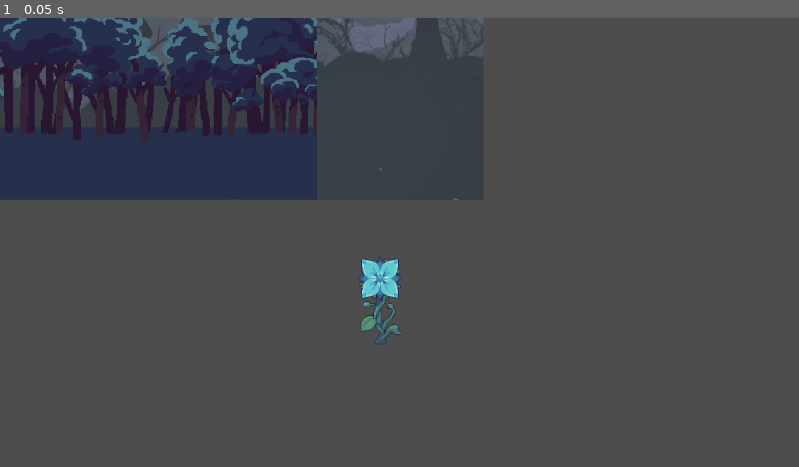
Above: before the commit, frame 1.
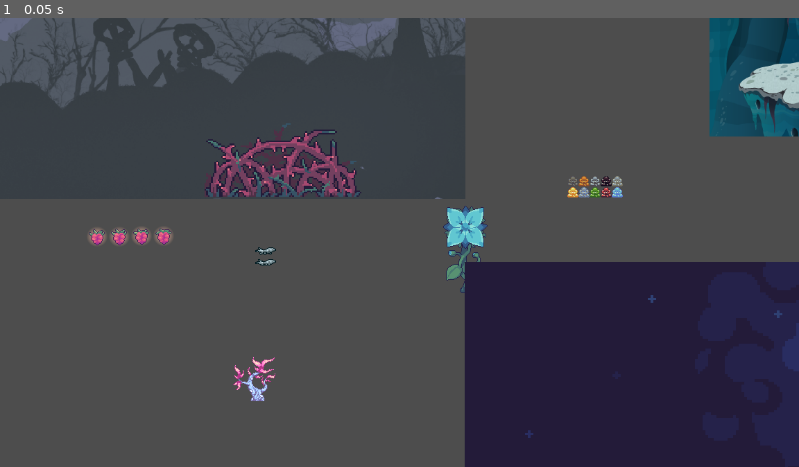
Above: after the commit, the same moment.

Repository: pepparwalsh/game-Design-1
Game: Godot game, scene res://tuf.tscn
Two runs of this game, one before a commit and one after it. Both use one fixed random seed, a clock stepped at 60 frames per second and the inputs below. This scene is started directly instead of the project's main scene.
Inputs:
- Up to frame 1 (0.05 s): no input

The runs differ from the first frame. In frame 1, 33% of the frame differs, in the area x 0-100%, y 0-100%.

Commit message:
backgrounds

Diff:
--- a/tuf.tscn
+++ b/tuf.tscn
@@ -1,8 +1,20 @@
-[gd_scene load_steps=5 format=3 uid="uid://oexfsrp8vtbq"]
+[gd_scene load_steps=17 format=3 uid="uid://oexfsrp8vtbq"]
 
 [ext_resource type="Texture2D" uid="uid://bbsantfrt43wu" path="res://assests/background3-720.png" id="1_y2j1c"]
 [ext_resource type="Texture2D" uid="uid://bircdveguwldj" path="res://assests/moonflower.png" id="2_d1wtd"]
 [ext_resource type="Texture2D" uid="uid://bairuppybdvvd" path="res://assests/paralaxbg_-_1.png" id="3_jxf48"]
+[ext_resource type="Texture2D" uid="uid://dqim5t8fh4lhd" path="res://assests/thorns.png" id="4_x42h4"]
+[ext_resource type="Texture2D" uid="uid://cyw7mt45fcjn0" path="res://assests/Alian Tree.png" id="5_2rnxt"]
+[ext_resource type="Texture2D" uid="uid://cxdcv3xua4p8h" path="res://assests/antenemy_grey_spritesheet.png" id="6_4718n"]
+[ext_resource type="Texture2D" uid="uid://6vw20wa1ksqt" path="res://assests/berry.png" id="7_5dcjg"]
+[ext_resource type="Texture2D" uid="uid://dqolspg0lcfic" path="res://assests/buddha.16x16.png" id="8_spjag"]
+[ext_resource type="Texture2D" uid="uid://b5gck6qu2t7u6" path="res://assests/background01.png" id="9_tgxn8"]
+[ext_resource type="Texture2D" uid="uid://duy7qkdva7iqj" path="res://assests/paralaxbg_-_0.png" id="10_el03w"]
+[ext_resource type="Texture2D" uid="uid://bnufqb3dkia0" path="res://assests/paralaxbg_-_2.png" id="11_7cgv7"]
+[ext_resource type="Texture2D" uid="uid://m5huwuhp42aq" path="res://assests/mines_BG.png" id="12_b66sf"]
+[ext_resource type="Texture2D" uid="uid://b7kb47bc4ewfo" path="res://assests/2.png" id="13_ixblr"]
+[ext_resource type="Texture2D" uid="uid://cctat2dcry28i" path="res://assests/4.png" id="14_rh2qn"]
+[ext_resource type="Texture2D" uid="uid://b78up3tmgprgx" path="res://assests/background.png" id="15_rlik4"]
 
 [sub_resource type="TileSet" id="TileSet_moijk"]
 
@@ -16,20 +28,75 @@
 [node name="CanvasLayer" type="CanvasLayer" parent="."]
 
 [node name="Background3-720" type="Sprite2D" parent="."]
-position = Vector2(97, -70)
+position = Vector2(71, -72)
 scale = Vector2(0.938281, 0.925)
 texture = ExtResource("1_y2j1c")
 
 [node name="Moonflower" type="Sprite2D" parent="."]
-position = Vector2(548, 408)
+position = Vector2(671, 334)
 texture = ExtResource("2_d1wtd")
 
 [node name="Paralaxbg-1" type="Sprite2D" parent="."]
-position = Vector2(-265, 46)
-scale = Vector2(1.33611, 1.19444)
+position = Vector2(-851, 154)
+scale = Vector2(1.68264, 1.33194)
 texture = ExtResource("3_jxf48")
 
 [node name="Paralaxbg-2" type="Sprite2D" parent="."]
-position = Vector2(217, 47)
-scale = Vector2(1.33611, 1.19444)
+position = Vector2(-415, 754)
+scale = Vector2(1.79305, 1.39166)
 texture = ExtResource("3_jxf48")
+
+[node name="Thorns" type="Sprite2D" parent="."]
+position = Vector2(407, 186)
+scale = Vector2(2.38542, 2.25)
+texture = ExtResource("4_x42h4")
+
+[node name="AlianTree" type="Sprite2D" parent="."]
+position = Vector2(367, 521)
+texture = ExtResource("5_2rnxt")
+
+[node name="AntenemyGreySpritesheet" type="Sprite2D" parent="."]
+position = Vector2(383, 342)
+scale = Vector2(1.875, 1)
+texture = ExtResource("6_4718n")
+
+[node name="Berry" type="Sprite2D" parent="."]
+position = Vector2(188, 316)
+texture = ExtResource("7_5dcjg")
+
+[node name="Buddha_16x16" type="Sprite2D" parent="."]
+position = Vector2(858, 243)
+texture = ExtResource("8_spjag")
+
+[node name="Background01" type="Sprite2D" parent="."]
+position = Vector2(2047, -85)
+texture = ExtResource("9_tgxn8")
+
+[node name="Paralaxbg-0" type="Sprite2D" parent="."]
+position = Vector2(1380.5, 683.5)
+scale = Vector2(3.94722, 3.68333)
+texture = ExtResource("10_el03w")
+
+[node name="Paralaxbg-3" type="Sprite2D" parent="."]
+position = Vector2(2070, 1409)
+texture = ExtResource("11_7cgv7")
+
+[node name="MinesBg" type="Sprite2D" parent="."]
+position = Vector2(3772, 543)
+scale = Vector2(2.71615, 2.05156)
+texture = ExtResource("12_b66sf")
+
+[node name="2" type="Sprite2D" parent="."]
+modulate = Color(0.785, 0.7, 1, 1)
+position = Vector2(3774, 502.75)
+scale = Vector2(1.35417, 1.28843)
+texture = ExtResource("13_ixblr")
+
+[node name="4" type="Sprite2D" parent="."]
+position = Vector2(161, 1490)
+texture = ExtResource("14_rh2qn")
+
+[node name="Background" type="Sprite2D" parent="."]
+position = Vector2(456, 2794.5)
+scale = Vector2(1.19687, 1.14907)
+texture = ExtResource("15_rlik4")
Binary file added: assests/2.png
Not shown, added: assests/2.png.import
Binary file added: assests/4.png
Not shown, added: assests/4.png.import
Binary file added: assests/Fairy-Tale-2D-Backgrounds/_PNG/1/1.png
Not shown, added: assests/Fairy-Tale-2D-Backgrounds/_PNG/1/1.png.import
Binary file added: assests/Fairy-Tale-2D-Backgrounds/_PNG/1/2.png
Not shown, added: assests/Fairy-Tale-2D-Backgrounds/_PNG/1/2.png.import
Binary file added: assests/Fairy-Tale-2D-Backgrounds/_PNG/1/3.png
Not shown, added: assests/Fairy-Tale-2D-Backgrounds/_PNG/1/3.png.import
Binary file added: assests/Fairy-Tale-2D-Backgrounds/_PNG/1/5.png
Not shown, added: assests/Fairy-Tale-2D-Backgrounds/_PNG/1/5.png.import
(and 52 more such lines)
